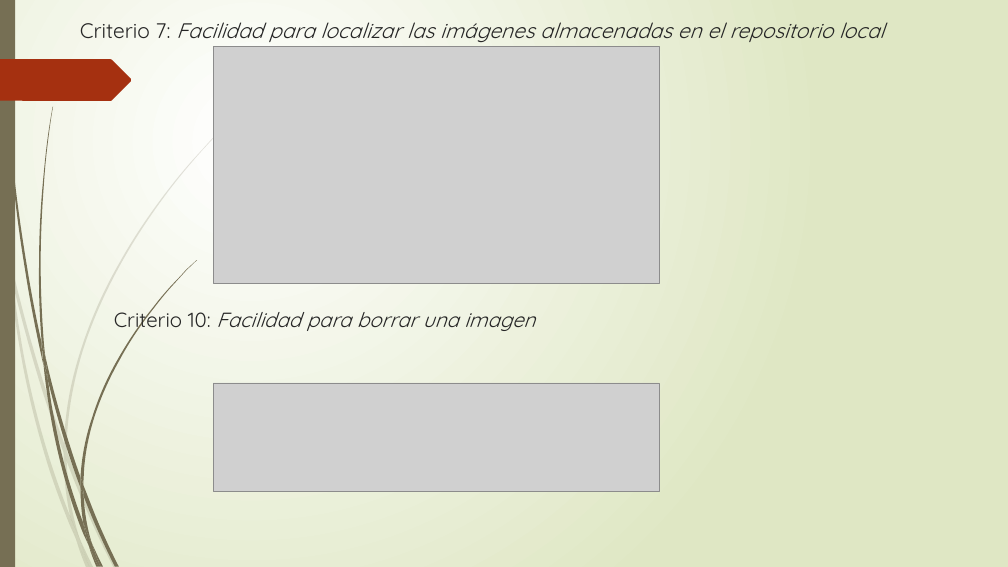
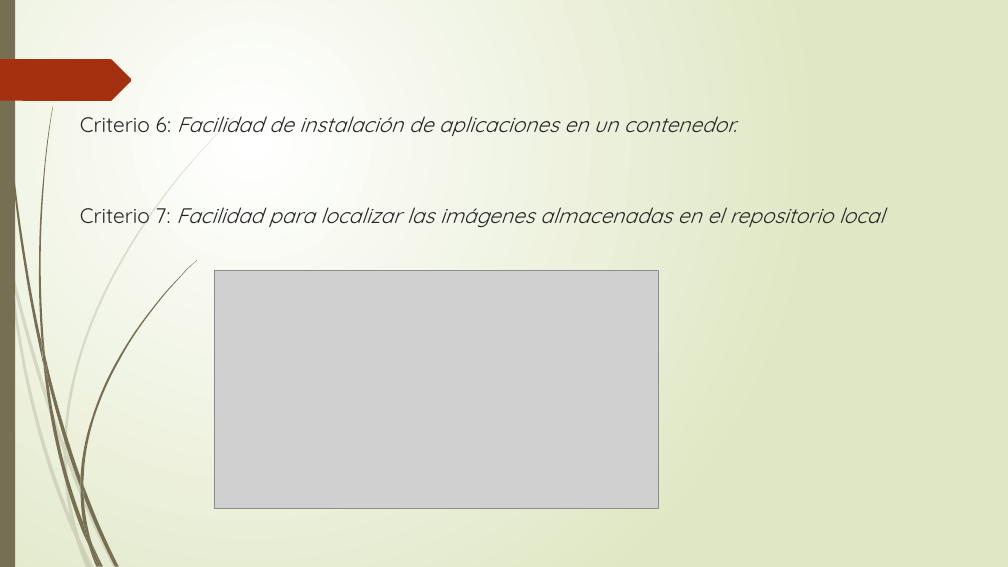
Before and after one commit to DiegoUAH/TG3, a slide deck: slide 2 of TG3_RobertoSánchez.pptx. Drawn at 1008x567 pixels with LibreOffice and Linux fonts; fonts in the diff are those of the drawing; grey boxes stand for pictures. Boxes give left, top, right and bottom in pixels: in the first picture for what was removed or moved away, otherwise in the second. Text is boxed around its words. In the diff, an @@ line names an element or a change of style, - is before the commit and + after.

```diff
--- a/TG3_RobertoSánchez.pptx
+++ b/TG3_RobertoSánchez.pptx
@@ title at <box>80,116,737,136</box>: text changed @@
-Criterio 7: Facilidad para localizar las imágenes almacenadas en el repositorio local
+Criterio 6: Facilidad de instalación de aplicaciones en un contenedor.
@@ text at <box>80,207,884,227</box>: text changed; size 19.5 to 20 pt @@
-Criterio 10: Facilidad para borrar una imagen
+Criterio 7: Facilidad para localizar las imágenes almacenadas en el repositorio local
@@ picture: place and size @@
-picture at <box>213,46,659,284</box>
+picture at <box>215,271,659,508</box>
@@ picture removed at <box>213,383,659,492</box> @@
```
Also in this commit, not shown: 1 other slide changed, 1 slide added.
